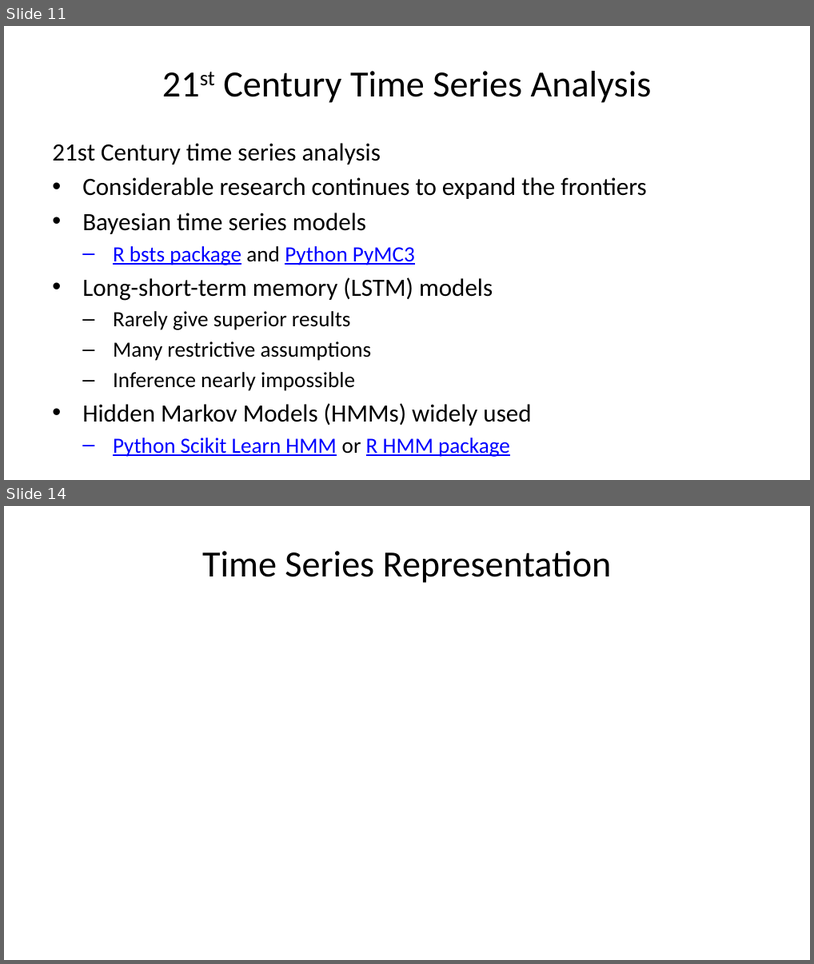
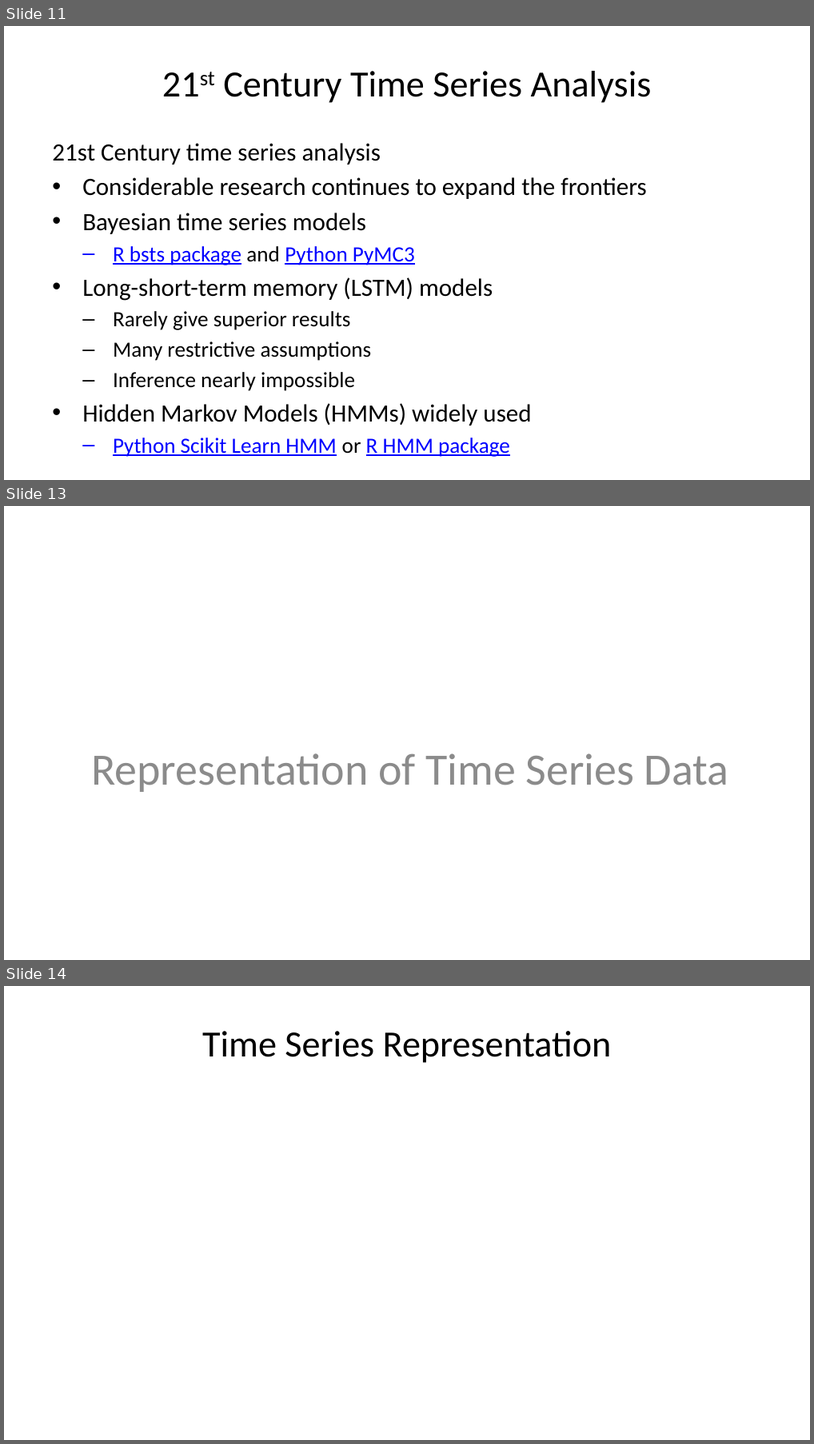
Before and after one commit to StephenElston/CSCI-E-83, a slide deck: LectureSlides/11_PropertiesOfTimeSeries.pptx. Shown one above the other, each under a label of ours: slides 11 and 14 before the commit, slides 11, 13 and 14 after it; the slides between them are not shown. The pictures are 814x964 and 814x1444 pixels, drawn with LibreOffice and Linux fonts; fonts in the diff are those of the drawing; grey boxes stand for pictures. Boxes give left, top, right and bottom in pixels: in the first picture for what was removed or moved away, otherwise in the second. Text is boxed around its words. In the diff, an @@ line names an element or a change of style, - is before the commit and + after.

```diff
--- a/LectureSlides/11_PropertiesOfTimeSeries.pptx
+++ b/LectureSlides/11_PropertiesOfTimeSeries.pptx
@@ slide 13 added at (4,506,810,960), background #FFFFFF @@
@@ text added at (91,753,729,792), 40 pt, text #8C8C8C @@
+Representation of Time Series Data
```
Also in this commit, not shown: 13 slides changed, 1 other slide added.
